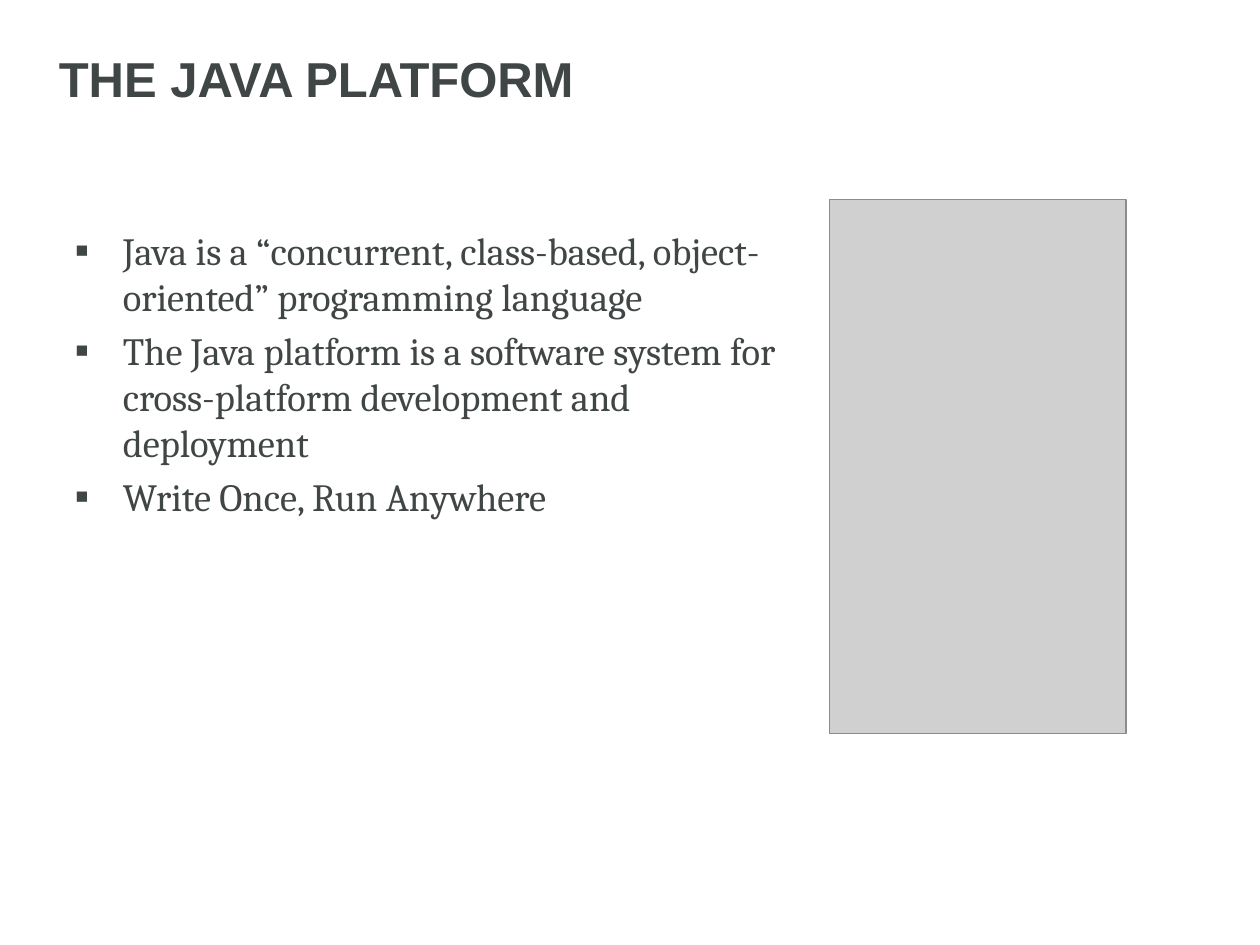
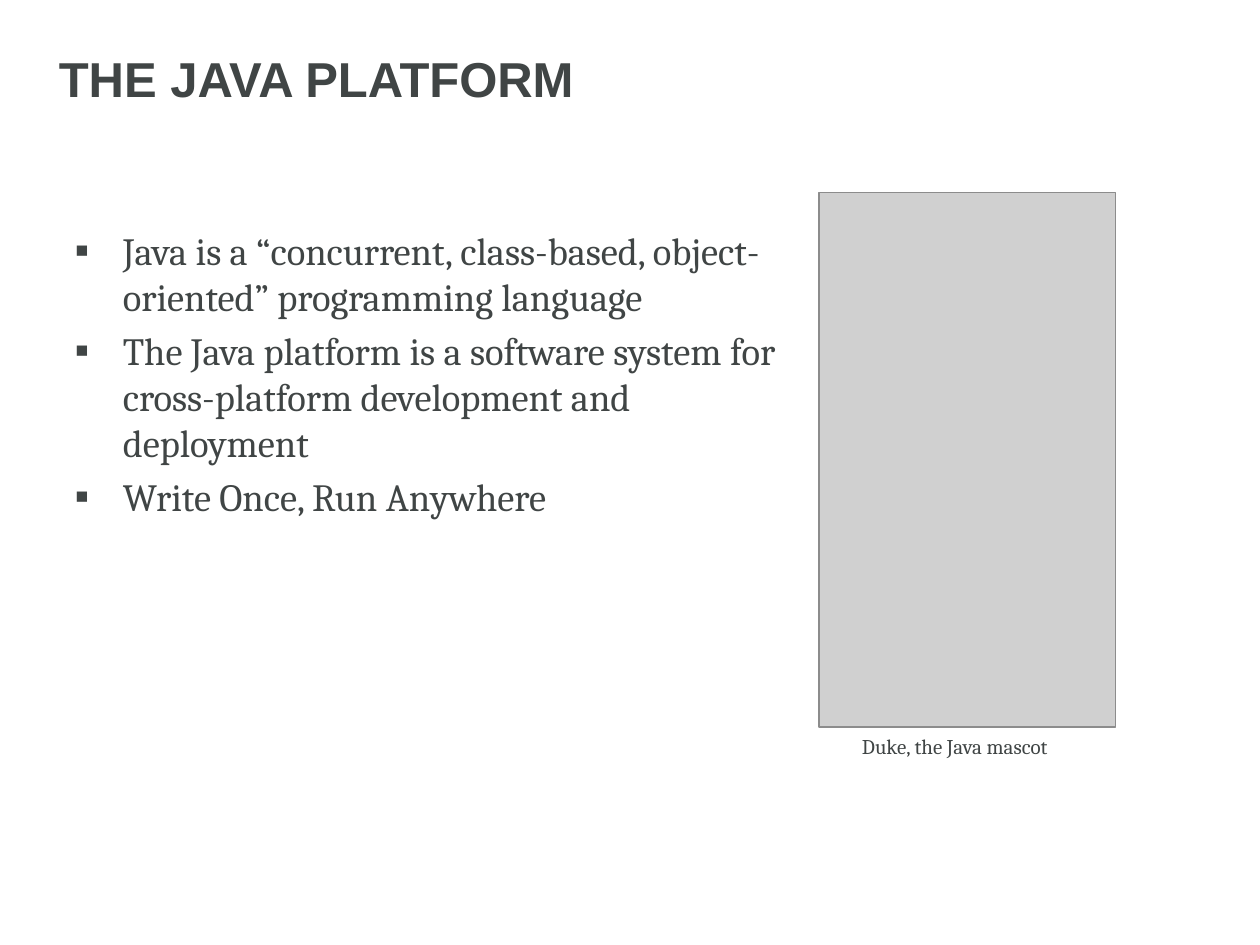
Before and after one commit to GetHip-Zach/GetHIP, a slide deck: slide 5 of presentations/Intro To Java Programming.pptx. Drawn at 1260x945 pixels with LibreOffice and Linux fonts; fonts in the diff are those of the drawing; grey boxes stand for pictures; background and template pictures are left out. Boxes give left, top, right and bottom in pixels: in the first picture for what was removed or moved away, otherwise in the second. Text is boxed around its words. In the diff, an @@ line names an element or a change of style, - is before the commit and + after.

```diff
--- a/presentations/Intro To Java Programming.pptx
+++ b/presentations/Intro To Java Programming.pptx
@@ picture moved from (x1=829, y1=199, x2=1125, y2=733) to (x1=819, y1=193, x2=1115, y2=727) @@
@@ text added at (x1=862, y1=739, x2=1048, y2=758), 12 pt, text #404545 @@
+Duke, the Java mascot
```
Also in this commit, not shown: 35 other slides changed, 4 slides added.
